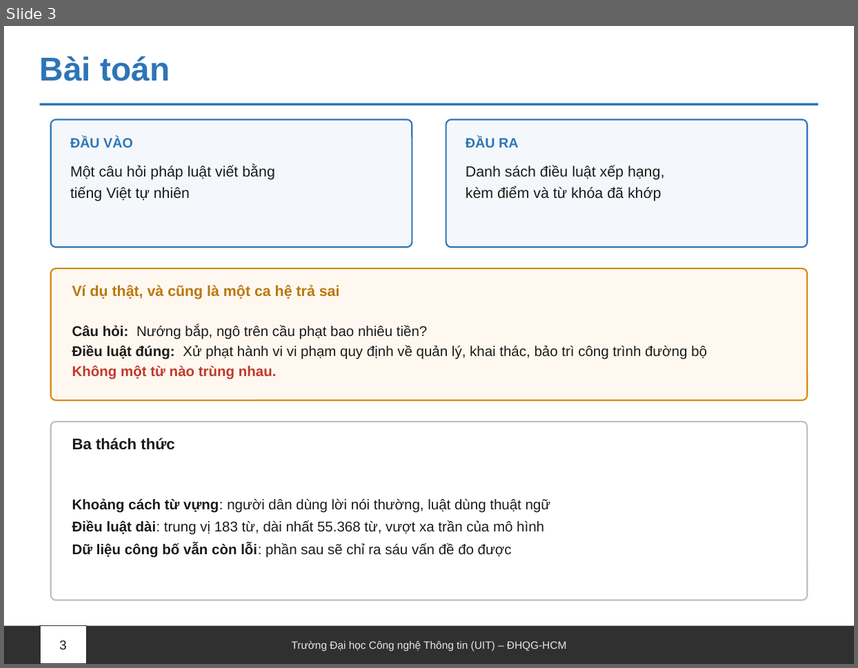
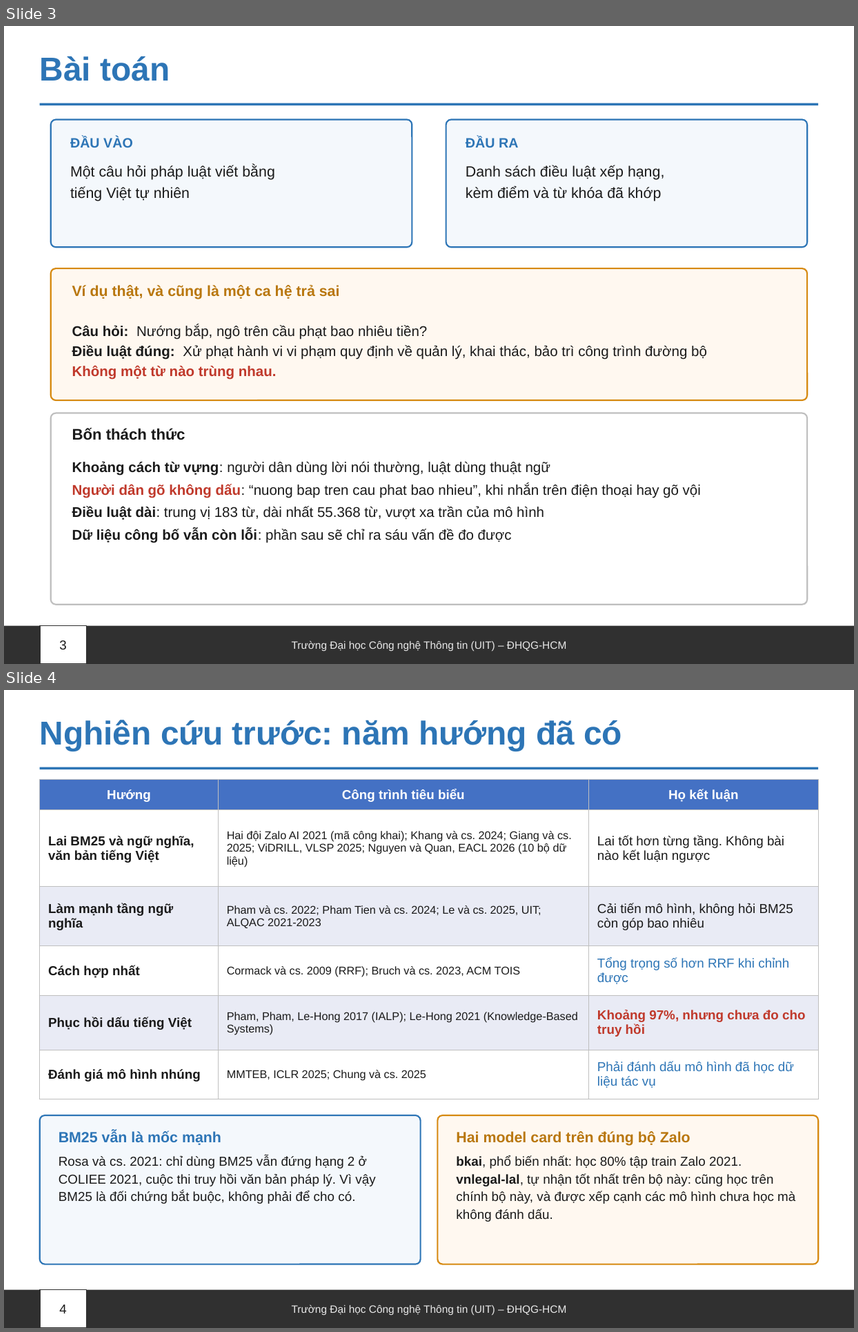
Before and after one commit to Messiac24/vietnamese-legal-retrieval-khong-dau, a slide deck: docs/slides/Nhom09_XLNNTN_BaoCao.pptx. Shown one above the other, each under a label of ours: slide 3 before the commit, slides 3 and 4 after it. The pictures are 858x668 and 858x1332 pixels, drawn with LibreOffice and Linux fonts; fonts in the diff are those of the drawing. Boxes give left, top, right and bottom in pixels: in the first picture for what was removed or moved away, otherwise in the second. Text is boxed around its words. In the diff, an @@ line names an element or a change of style, - is before the commit and + after.

Commit message:
docs: doi ten de tai, them nghien cuu truoc, sap lai slide cho 7 phut
- Ten moi: Truy hoi dieu luat tieng Viet cho cau hoi go khong dau: phuc hoi
  dau, truy hoi lai va kiem toan ro ri du lieu
- NGHIEN_CUU_LIEN_QUAN.md: 27 nguon da doi chieu, bon khoang trong, hai cau
  hoi nghien cuu, ket qua dat canh nghien cuu truoc
- Slide: 13 slide chinh va 4 phu luc. Them nghien cuu truoc, khoang trong,
  hai slide cau khong dau. Chia doan, bang bon o, phan tich loi chuyen xuong
  phu luc. Tai lieu tham khao doc thang tu NGHIEN_CUU_LIEN_QUAN.md

```diff
--- a/docs/slides/Nhom09_XLNNTN_BaoCao.pptx
+++ b/docs/slides/Nhom09_XLNNTN_BaoCao.pptx
@@ slide 4 added at (x1=4, y1=690, x2=854, y2=1328), background #FFFFFF @@
@@ text added at (x1=40, y1=720, x2=622, y2=751), 28 pt, text #2D75B6, bold @@
+Nghiên cứu trước: năm hướng đã có
@@ line added from (40, 768) to (818, 768), #2D75B6 2 pt @@
@@ table added at (x1=40, y1=779, x2=818, y2=1090), 6 rows, 3 columns @@
+Hướng | Công trình tiêu biểu | Họ kết luận
+Lai BM25 và ngữ nghĩa, văn bản tiếng Việt | Hai đội Zalo AI 2021 (mã công khai); Khang và cs. 2024; Giang và cs. 2025; ViDRILL, VLSP 2025; Nguyen và Quan, EACL 2026 (10 bộ dữ liệu) | Lai tốt hơn từng tầng. Không bài nào kết luận ngược
+Làm mạnh tầng ngữ nghĩa | Pham và cs. 2022; Pham Tien và cs. 2024; Le và cs. 2025, UIT; ALQAC 2021-2023 | Cải tiến mô hình, không hỏi BM25 còn góp bao nhiêu
+Cách hợp nhất | Cormack và cs. 2009 (RRF); Bruch và cs. 2023, ACM TOIS | Tổng trọng số hơn RRF khi chỉnh được
+Phục hồi dấu tiếng Việt | Pham, Pham, Le-Hong 2017 (IALP); Le-Hong 2021 (Knowledge-Based Systems) | Khoảng 97%, nhưng chưa đo cho truy hồi
+Đánh giá mô hình nhúng | MMTEB, ICLR 2025; Chung và cs. 2025 | Phải đánh dấu mô hình đã học dữ liệu tác vụ
@@ rounded rectangle added at (x1=40, y1=1115, x2=421, y2=1264), fill #F4F8FC, outline #2D75B6 1.25 pt @@
@@ rounded rectangle added at (x1=437, y1=1115, x2=818, y2=1264), fill #FFF8F0, outline #D68910 1.25 pt @@
@@ text added at (x1=59, y1=1130, x2=221, y2=1145), 12.5 pt, text #2D75B6, bold @@
+BM25 vẫn là mốc mạnh
@@ text added at (x1=456, y1=1131, x2=691, y2=1145), 12.5 pt, text #B9770E, bold @@
+Hai model card trên đúng bộ Zalo
@@ text added at (x1=59, y1=1156, x2=375, y2=1203), 11 pt, text #1A1A1A @@
+Rosa và cs. 2021: chỉ dùng BM25 vẫn đứng hạng 2 ở COLIEE 2021, cuộc thi truy hồi văn bản pháp lý. Vì vậy BM25 là đối chứng bắt buộc, không phải để cho có.
@@ text added at (x1=456, y1=1156, x2=795, y2=1221), 11 pt, text #1A1A1A @@
+bkai, phổ biến nhất: học 80% tập train Zalo 2021.
+vnlegal-lal, tự nhận tốt nhất trên bộ này: cũng học trên chính bộ này, và được xếp cạnh các mô hình chưa học mà không đánh dấu.
@@ rectangle added at (x1=4, y1=1290, x2=854, y2=1328), fill #303030 @@
@@ rectangle added at (x1=40, y1=1290, x2=87, y2=1328), fill #FFFFFF, outline #303030 1 pt @@
@@ text added at (x1=59, y1=1304, x2=66, y2=1313), 11 pt, text #1A1A1A @@
+4
@@ text added at (x1=292, y1=1304, x2=566, y2=1314), 9 pt, text #E8E8E8 @@
+Trường Đại học Công nghệ Thông tin (UIT) – ĐHQG-HCM
@@ slide 3 changed as well @@
@@ rounded rectangle resized from (x1=51, y1=421, x2=807, y2=600) to (x1=51, y1=413, x2=807, y2=604) @@
@@ rounded rectangle at (x1=51, y1=413, x2=807, y2=604): proportions changed @@
@@ text at (x1=72, y1=428, x2=185, y2=440): text changed @@
-Ba thách thức
+Bốn thách thức
@@ text "Khoảng cách từ vựng: người ..." moved from (x1=72, y1=498, x2=551, y2=557) to (x1=72, y1=461, x2=701, y2=543) @@
@@ text "Khoảng cách từ vựng: người ..." at (x1=72, y1=461, x2=701, y2=543): vertical alignment middle to top @@
@@ text at (x1=72, y1=483, x2=701, y2=498): paragraph added @@
+Người dân gõ không dấu: “nuong bap tren cau phat bao nhieu”, khi nhắn trên điện thoại hay gõ vội
```
Also in this commit, not shown: 11 other slides changed, 4 other slides added, 1 slide removed, 5 other files.
